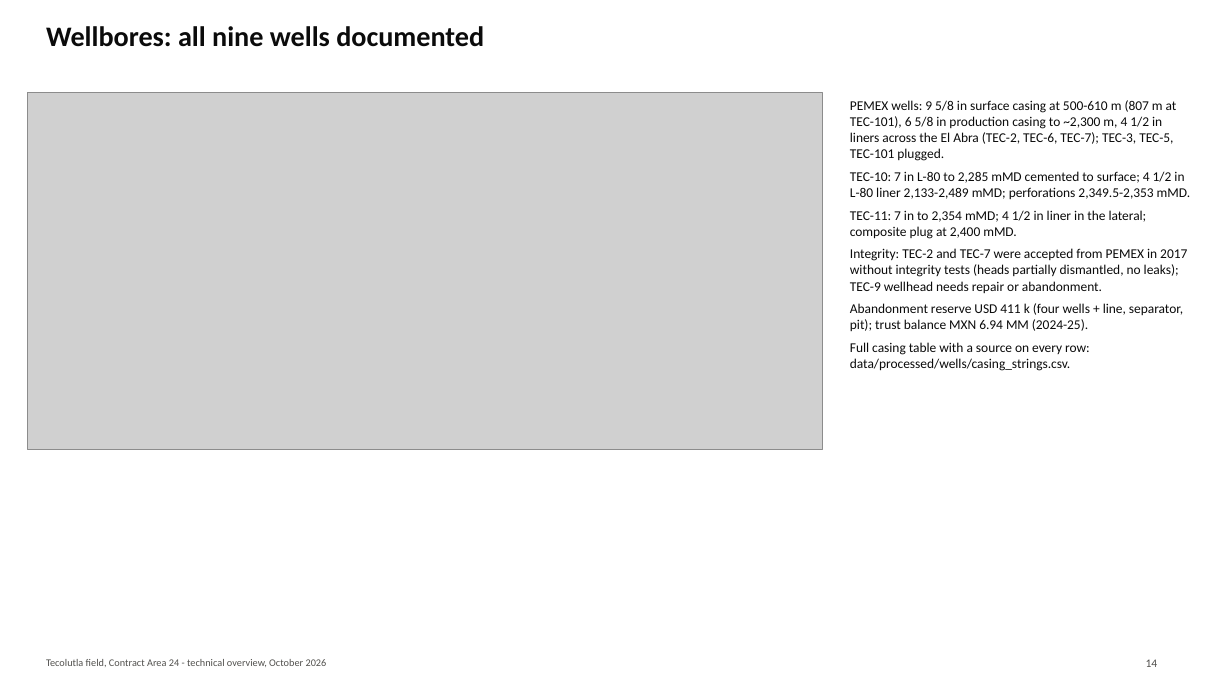
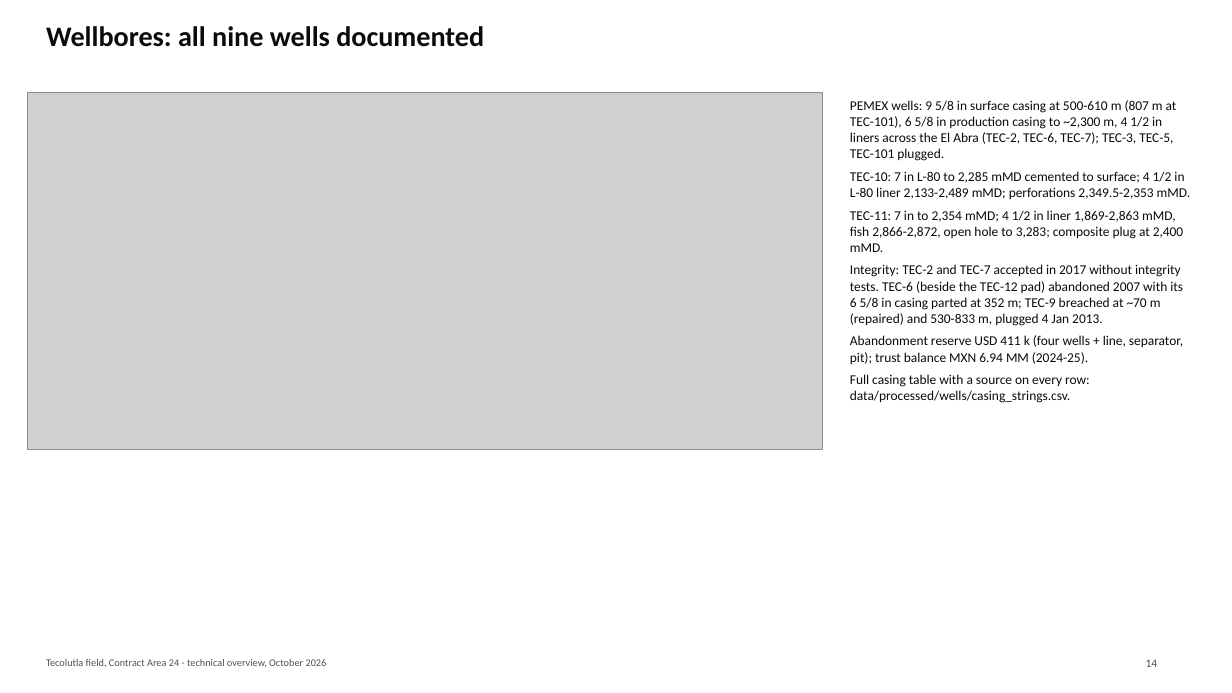
Before and after one commit to gunner1976/git_practice, a slide deck: slide 14 of docs/Tecolutla_Technical_Overview.pptx. Drawn at 1232x693 pixels with LibreOffice and Linux fonts; fonts in the diff are those of the drawing; grey boxes stand for pictures. Boxes give left, top, right and bottom in pixels: in the first picture for what was removed or moved away, otherwise in the second. Text is boxed around its words. In the diff, an @@ line names an element or a change of style, - is before the commit and + after.

```diff
--- a/docs/Tecolutla_Technical_Overview.pptx
+++ b/docs/Tecolutla_Technical_Overview.pptx
@@ text at [850,210,1183,326]: text changed @@
-TEC-11: 7 in to 2,354 mMD; 4 1/2 in liner in the lateral; composite plug at 2,400 mMD.
-Integrity: TEC-2 and TEC-7 were accepted from PEMEX in 2017 without integrity tests (heads partially dismantled, no leaks); TEC-9 wellhead needs repair or abandonment.
+TEC-11: 7 in to 2,354 mMD; 4 1/2 in liner 1,869-2,863 mMD, fish 2,866-2,872, open hole to 3,283; composite plug at 2,400 mMD.
+Integrity: TEC-2 and TEC-7 accepted in 2017 without integrity tests. TEC-6 (beside the TEC-12 pad) abandoned 2007 with its 6 5/8 in casing parted at 352 m; TEC-9 breached at ~70 m (repaired) and 530-833 m, plugged 4 Jan 2013.
```
Also in this commit, not shown: 17 other slides changed, 1 slide added, 2 other files.
